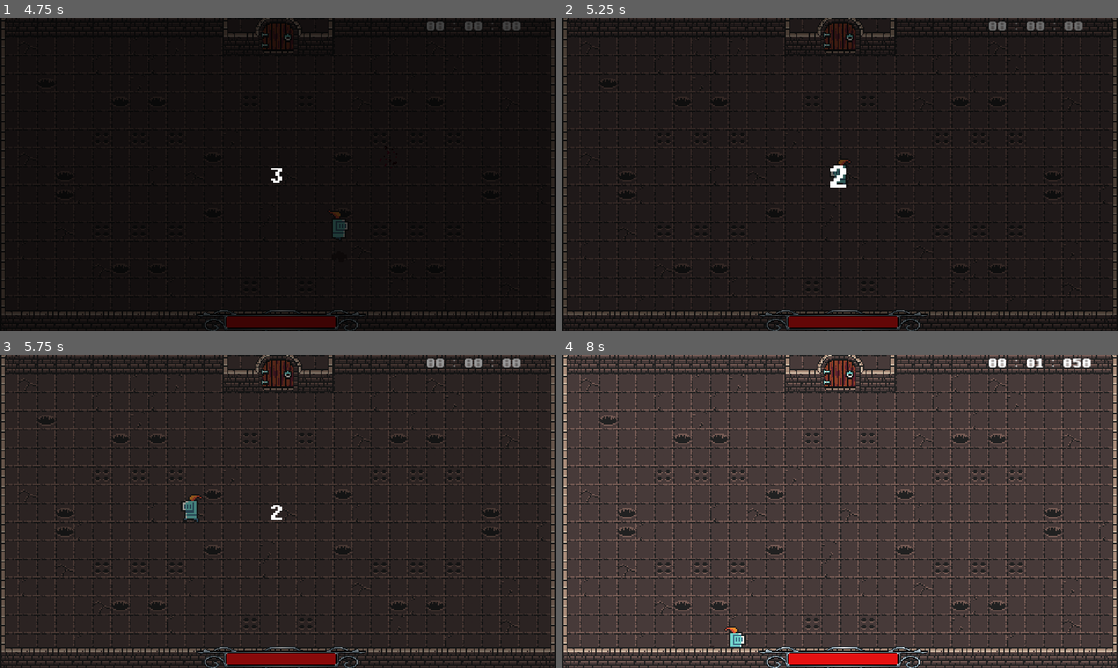
Above: before the commit, frames 1-4 (two rows, left to right).
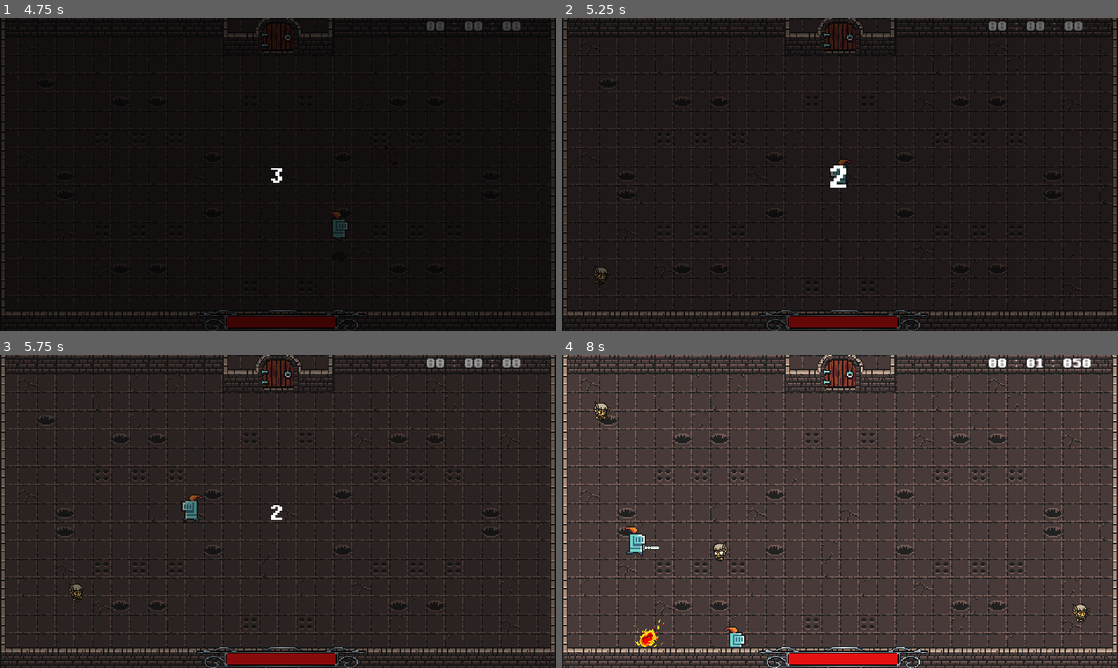
Above: after the commit, the same moments.

Repository: Thomas-Raveneau/SocialDungeons
Game: Godot game, scene res://Scenes/Menus/Main/Main.tscn
Same seed, same stepped clock (60 frames per second), same inputs: the game is played once before the commit and once after it.
Inputs (mouse positions are in pixels of both pictures, inside the frame that each line leads up to):
- Up to frame 1 (4.75 s): click (278, 143) at 0.5 s; click (278, 143) at 1.25 s; move the mouse to (400, 158) at 2.02 s; hold D (move_right) 2.03-2.78 s; tap Shift (action_dash) at 2.1 s; move the mouse to (166, 190) at 2.77 s; hold S (move_down) 2.78-3.53 s; click (166, 190) at 2.85 s; move the mouse to (333, 105) at 3.52 s; hold D (move_right) 3.53-4.28 s; hold A (action_spell_02) 3.53-4.28 s; move the mouse to (511, 30) at 4.27 s; hold Z (move_up) from 4.28 s (still down); tap C (action_spêll_03) at 4.35 s
- Up to frame 2 (5.25 s): move the mouse to (1006, 221) at 5.02 s; release Z (move_up) at 5.03 s; hold Q (move_left) from 5.03 s (still down); tap Shift (action_dash) at 5.1 s
- Up to frame 3 (5.75 s): keep holding Q (move_left)
- Up to frame 4 (8 s): move the mouse to (673, 464) at 5.77 s; click (673, 464) at 5.85 s; move the mouse to (867, 511) at 6.52 s; release Q (move_left) at 6.53 s; hold S (move_down) 6.53-7.28 s; hold A (action_spell_02) 6.53-7.28 s; move the mouse to (756, 433) at 7.27 s; hold D (move_right) from 7.28 s (still down); tap C (action_spêll_03) at 7.35 s

Frame 1 is identical in both runs. In frame 2, less than 0.1% of the frame differs, in the area x 5-9%, y 79-85%; in frame 3, 0.1%; in frame 4, 0.8%, in the area x 5-95%, y 14-94%.

Commit message:
[ADD] - KnockBack fix

Diff:
--- a/Scenes/Maps/Castle/Rooms/Room_01.tscn
+++ b/Scenes/Maps/Castle/Rooms/Room_01.tscn
@@ -187,7 +187,8 @@
 
 [node name="Room_01" type="Node2D"]
 script = ExtResource( 5 )
-MOB_AMOUNT = 0
+MOB_AMOUNT = 20
+SPAWN_DELAY = 1.0
 
 [node name="Floor" type="TileMap" parent="."]
 tile_set = ExtResource( 1 )
--- a/Scenes/Mobs/AMonster.gd
+++ b/Scenes/Mobs/AMonster.gd
@@ -37,7 +37,8 @@
 	_handle_death()
 
 func _handle_damage_animation(damage_orientation : Vector2) -> void:
-	velocity = move_and_slide(damage_orientation.normalized() * 100)
+	velocity = Vector2(0, 0)
+	velocity = move_and_slide(damage_orientation.normalized() * KNOCKBACK_FORCE)
 	pass
 
 ############################# PUBLIC METHODS ###################################
--- a/Scenes/Mobs/Boss_Wrath.tscn
+++ b/Scenes/Mobs/Boss_Wrath.tscn
@@ -114,21 +114,16 @@
 "name": "walk",
 "speed": 11.0
 }, {
+"frames": [ ExtResource( 27 ), ExtResource( 19 ), ExtResource( 16 ), ExtResource( 26 ), ExtResource( 20 ), ExtResource( 22 ), ExtResource( 25 ), ExtResource( 13 ), ExtResource( 17 ), ExtResource( 18 ), ExtResource( 15 ), ExtResource( 23 ), ExtResource( 14 ), ExtResource( 21 ), ExtResource( 24 ) ],
+"loop": false,
+"name": "death",
+"speed": 14.0
+}, {
 "frames": [ ExtResource( 3 ), ExtResource( 9 ), ExtResource( 10 ), ExtResource( 6 ), ExtResource( 5 ), ExtResource( 8 ), ExtResource( 1 ), ExtResource( 2 ), ExtResource( 4 ), ExtResource( 7 ), ExtResource( 12 ), ExtResource( 11 ) ],
 "loop": false,
 "name": "attack",
 "speed": 22.0
 }, {
-"frames": [ ExtResource( 27 ), ExtResource( 19 ), ExtResource( 16 ), ExtResource( 26 ), ExtResource( 20 ), ExtResource( 22 ), ExtResource( 25 ), ExtResource( 13 ), ExtResource( 17 ), ExtResource( 18 ), ExtResource( 15 ), ExtResource( 23 ), ExtResource( 14 ), ExtResource( 21 ), ExtResource( 24 ) ],
-"loop": false,
-"name": "death",
-"speed": 14.0
-}, {
-"frames": [ ExtResource( 51 ), ExtResource( 42 ), ExtResource( 32 ), ExtResource( 56 ), ExtResource( 43 ), ExtResource( 55 ), ExtResource( 45 ), ExtResource( 33 ), ExtResource( 57 ), ExtResource( 46 ), ExtResource( 47 ), ExtResource( 29 ), ExtResource( 48 ), ExtResource( 35 ), ExtResource( 49 ), ExtResource( 50 ), ExtResource( 53 ), ExtResource( 28 ) ],
-"loop": true,
-"name": "taunt",
-"speed": 17.0
-}, {
 "frames": [ ExtResource( 90 ), ExtResource( 91 ), ExtResource( 94 ), ExtResource( 97 ), ExtResource( 93 ), ExtResource( 92 ), ExtResource( 95 ), ExtResource( 96 ), ExtResource( 100 ), ExtResource( 98 ), ExtResource( 99 ), ExtResource( 101 ) ],
 "loop": false,
 "name": "hurt",
@@ -137,6 +132,11 @@
 "frames": [ ExtResource( 87 ), ExtResource( 83 ), ExtResource( 84 ), ExtResource( 85 ), ExtResource( 82 ), ExtResource( …(236 unchanged characters)…
 "loop": true,
 "name": "cast",
+"speed": 17.0
+}, {
+"frames": [ ExtResource( 51 ), ExtResource( 42 ), ExtResource( 32 ), ExtResource( 56 ), ExtResource( 43 ), ExtResource( 55 ), ExtResource( 45 ), ExtResource( 33 ), ExtResource( 57 ), ExtResource( 46 ), ExtResource( 47 ), ExtResource( 29 ), ExtResource( 48 ), ExtResource( 35 ), ExtResource( 49 ), ExtResource( 50 ), ExtResource( 53 ), ExtResource( 28 ) ],
+"loop": true,
+"name": "taunt",
 "speed": 17.0
 } ]
 
@@ -161,7 +161,7 @@
 [node name="Animated" type="AnimatedSprite" parent="."]
 frames = SubResource( 1 )
 animation = "idle"
-frame = 3
+frame = 10
 playing = true
 
 [node name="Hitbox" type="CollisionShape2D" parent="."]
--- a/Scenes/Mobs/Mage.gd
+++ b/Scenes/Mobs/Mage.gd
@@ -10,6 +10,7 @@
 var can_attack : bool = true
 var is_attacking  : bool = false
 var is_dodging : bool = false
+var knockback : Vector2 = Vector2(0, 0)
 
 export var ATTACK_COOLDOWN : int = 0
 onready var attack_timer : Timer = $AttackTimer
@@ -29,6 +30,7 @@
 func _ready():
 	attack_timer.wait_time = ATTACK_COOLDOWN
 	attack_timer.start()
+	KNOCKBACK_FORCE = 300
 
 func _physics_process(_delta):
 	if is_alive:
@@ -79,6 +81,7 @@
 			continue
 		if get_tree().get_nodes_in_group("projectile").has(node.collider):
 			$DamageTimer.start()
+			velocity = Vector2(0, 0)
 			animation.self_modulate = Color(235/255.0, 70/255.0, 70/255.0)
 			take_damage(node.collider.DAMAGE, node.collider.orientation)
 			node.collider.destroy()
--- a/Scenes/Mobs/Mage.tscn
+++ b/Scenes/Mobs/Mage.tscn
@@ -72,15 +72,15 @@
 "name": "walk",
 "speed": 17.0
 }, {
+"frames": [ ExtResource( 57 ), ExtResource( 58 ), ExtResource( 46 ), ExtResource( 44 ), ExtResource( 47 ), ExtResource( 56 ), ExtResource( 48 ), ExtResource( 49 ), ExtResource( 45 ), ExtResource( 51 ), ExtResource( 50 ), ExtResource( 52 ), ExtResource( 54 ), ExtResource( 53 ), ExtResource( 55 ) ],
+"loop": false,
+"name": "death",
+"speed": 14.0
+}, {
 "frames": [ ExtResource( 32 ), ExtResource( 33 ), ExtResource( 36 ), ExtResource( 37 ), ExtResource( 38 ), ExtResource( 35 ), ExtResource( 41 ), ExtResource( 40 ), ExtResource( 42 ), ExtResource( 39 ), ExtResource( 31 ), ExtResource( 34 ) ],
 "loop": false,
 "name": "attack",
 "speed": 15.0
-}, {
-"frames": [ ExtResource( 57 ), ExtResource( 58 ), ExtResource( 46 ), ExtResource( 44 ), ExtResource( 47 ), ExtResource( 56 ), ExtResource( 48 ), ExtResource( 49 ), ExtResource( 45 ), ExtResource( 51 ), ExtResource( 50 ), ExtResource( 52 ), ExtResource( 54 ), ExtResource( 53 ), ExtResource( 55 ) ],
-"loop": false,
-"name": "death",
-"speed": 14.0
 } ]
 
 [sub_resource type="CapsuleShape2D" id=2]
@@ -115,7 +115,7 @@
 [node name="Animation" type="AnimatedSprite" parent="."]
 frames = SubResource( 1 )
 animation = "idle"
-frame = 7
+frame = 8
 playing = true
 
 [node name="Hitbox" type="CollisionShape2D" parent="."]
@@ -134,7 +134,6 @@
 shape = SubResource( 4 )
 
 [node name="DetectionArea" type="Area2D" parent="."]
-visible = false
 collision_layer = 0
 
 [node name="CollisionShape2D" type="CollisionShape2D" parent="DetectionArea"]
--- a/Scenes/Mobs/WalkingMan.gd
+++ b/Scenes/Mobs/WalkingMan.gd
@@ -10,6 +10,8 @@
 onready var hit_sprite : Sprite = $HitSprite
 onready var hit_timer : Timer = $HitTimer
 var can_hit : bool = true
+var current_target = null
+var saved_move_direction: Vector2 = Vector2(0, 0)
 
 # ANIMATION
 onready var animation = $AnimatedSprite
@@ -19,6 +21,7 @@
 func _ready():
 	._ready()
 	hit_timer.wait_time = HIT_COOLDOWN
+	KNOCKBACK_FORCE = 60
 
 func _physics_process(_delta):
 	if is_alive:
@@ -33,6 +36,8 @@
 	velocity = move_and_slide(velocity)
 
 func _handle_flip():
+	if ($DamageTimer.time_left > 0):
+		yield($DamageTimer, "timeout")
 	if (velocity.x < 0 and !animation.flip_h):
 		animation.flip_h = true
 	if (velocity.x > 0 and animation.flip_h):
@@ -54,6 +59,8 @@
 			_handle_attack(node)
 		if get_tree().get_nodes_in_group("projectile").has(node.collider):
 			$DamageTimer.start()
+			saved_move_direction = velocity
+			target = null
 			animation.self_modulate = Color(235/255.0, 70/255.0, 70/255.0)
 			take_damage(node.collider.DAMAGE, node.collider.orientation)
 			node.collider.destroy()
@@ -74,6 +81,7 @@
 	players_list = get_tree().get_nodes_in_group("player")
 	if players_list.has(body):
 		target = players_list[players_list.find(body)]
+		current_target = target
 
 func _on_DetectionArea_body_exited(body):
 	if body == target:
@@ -85,3 +93,5 @@
 
 func _on_DamageTimer_timeout() -> void:
 	animation.self_modulate = Color(1, 1, 1)
+	velocity = saved_move_direction
+	target = current_target
--- a/Scenes/Mobs/WalkingMan.tscn
+++ b/Scenes/Mobs/WalkingMan.tscn
@@ -60,6 +60,7 @@
 position = Vector2( 0, -6 )
 frames = SubResource( 1 )
 animation = "run"
+frame = 2
 playing = true
 
 [node name="Hitbox" type="CollisionShape2D" parent="."]
--- a/Scenes/Player/Player.gd
+++ b/Scenes/Player/Player.gd
@@ -301,7 +301,7 @@
 
 ### PUBLIC ###
 func damage(damage_amount: int, damage_dir: Vector2) -> bool:
-	if (is_invicible or !is_alive or is_falling):
+	if (is_invicible or is_dashing or !is_alive or is_falling):
 		return false
 
 	_handle_damage_animation(damage_amount, damage_dir)
@@ -348,6 +348,7 @@
 			emit_signal("killed")
 
 ### SIGNALS ###
+### SIGNALS ###
 func _on_DashDuration_timeout() -> void:
 	is_dashing = false
 	dash_cooldown_timer.start()
Not shown: 8 places in Scenes/Maps/Main.tscn that only renumber resources
